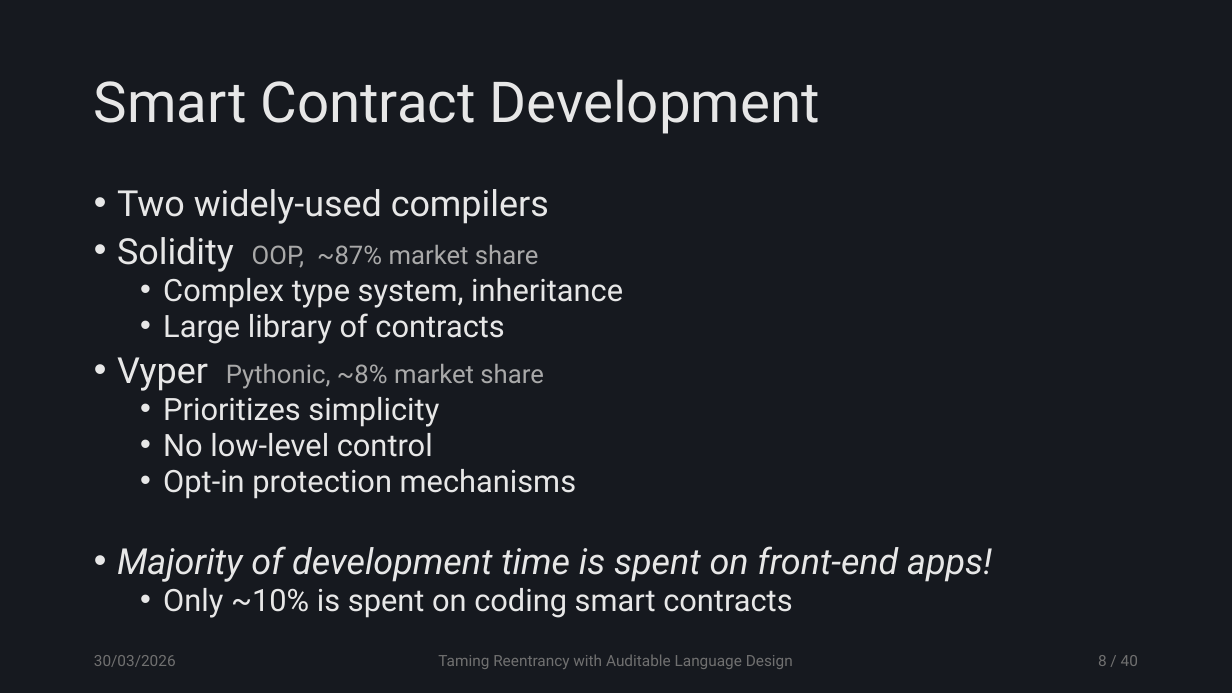
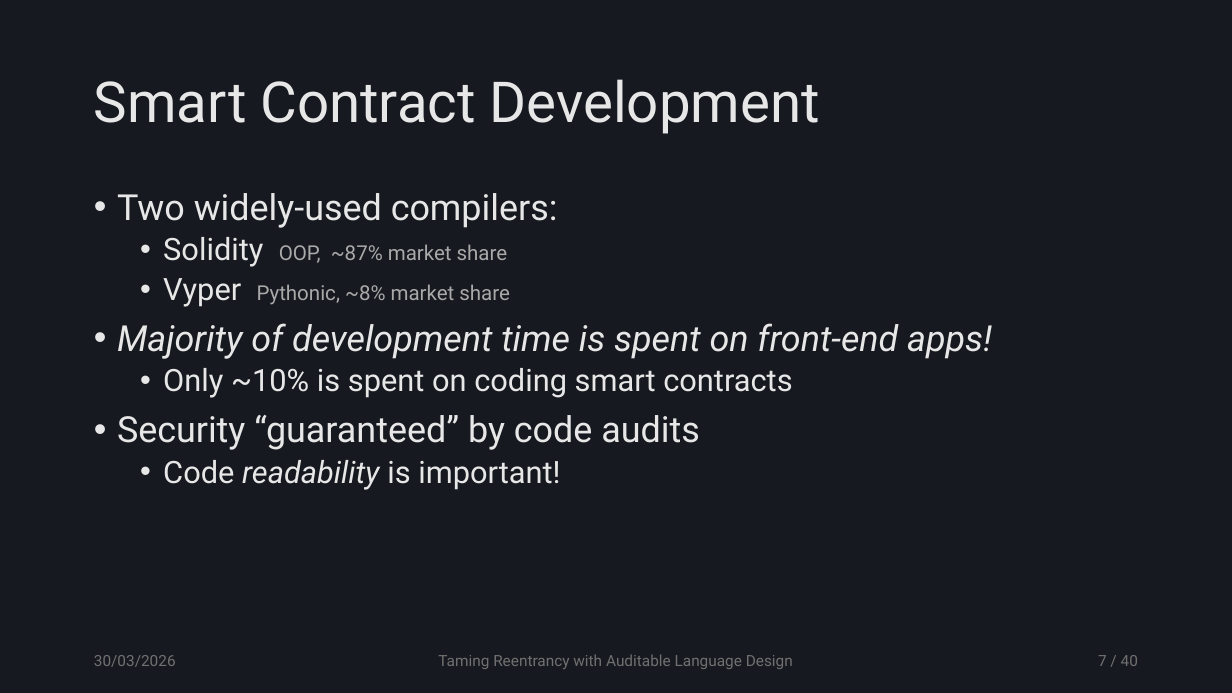
Before and after one commit to tzann/thesis, a slide deck: slide 7 of doc/presentation/Thesis.pptx (slide 8 before the commit). Drawn at 1232x693 pixels with LibreOffice and Linux fonts; fonts in the diff are those of the drawing. Boxes give left, top, right and bottom in pixels: in the first picture for what was removed or moved away, otherwise in the second. Text is boxed around its words. In the diff, an @@ line names an element or a change of style, - is before the commit and + after.

```diff
--- a/doc/presentation/Thesis.pptx
+++ b/doc/presentation/Thesis.pptx
@@ text at [117, 193, 558, 228]: text changed @@
-• Two widely-used compilers
+• Two widely-used compilers:
@@ text at [117, 237, 992, 398]: size 28 to 24 pt in "Solidity", "Vyper"; size 20 to 16 pt in "OOP, ~87% market share", "Pythonic, ~8% market share"; list level 1 to 2 in "Solidity OOP, ~87% market share"; line spacing 0.8 to 0.9; list level 1 to 2 in "Vyper Pythonic, ~8% market share" @@
@@ text at [163, 278, 623, 344]: paragraphs removed @@
-  • Complex type system, inheritance
-  • Large library of contracts
@@ text at [117, 415, 700, 490]: paragraphs added @@
+• Security “guaranteed” by code audits
+  • Code readability is important!
@@ text at [163, 397, 576, 499]: paragraphs removed @@
-  • Prioritizes simplicity
-  • No low-level control
-  • Opt-in protection mechanisms
@@ page number at [1098, 655, 1138, 666]: text changed @@
-8 / 40
+7 / 40
```
Also in this commit, not shown: 6 other slides changed, 4 slides removed.
